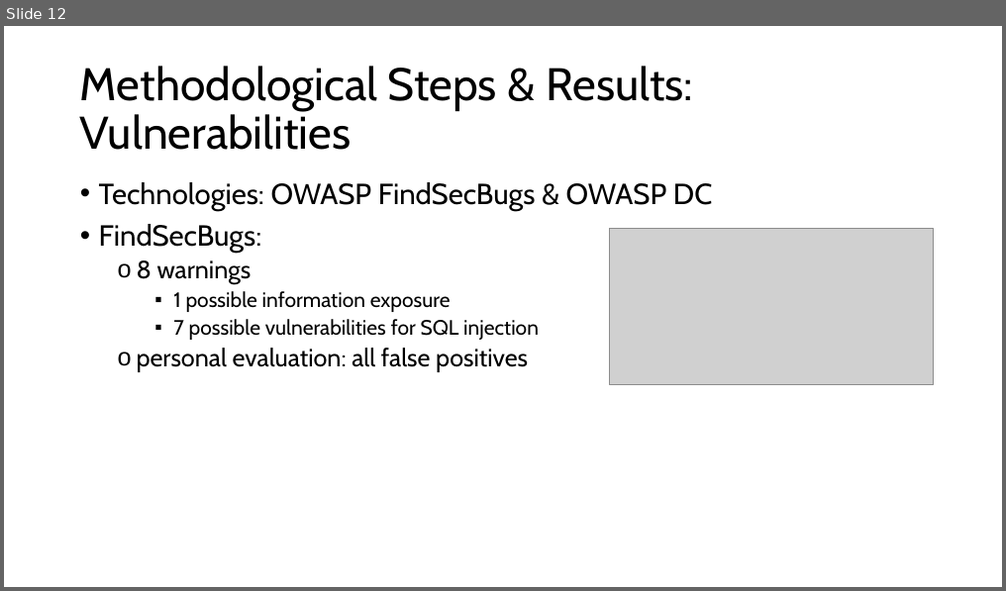
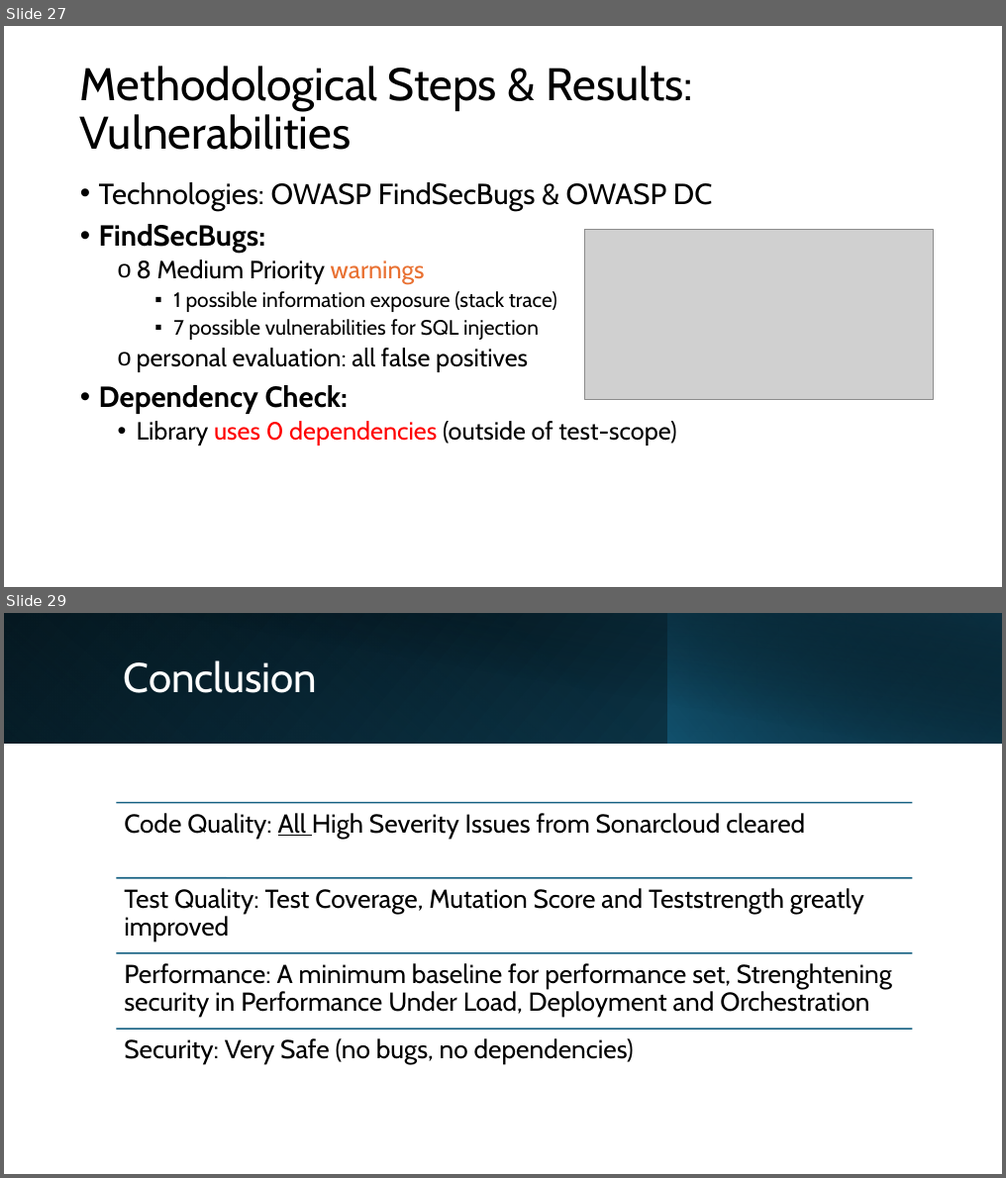
Before and after one commit to Erasmus-In-Salerno/presentation, a slide deck: Presentation_Sof_Dep_Project.pptx. Shown one above the other, each under a label of ours: slide 12 before the commit, slides 27 and 29 after it; the slides between them are not shown. The pictures are 1006x591 and 1006x1178 pixels, drawn with LibreOffice and Linux fonts; fonts in the diff are those of the drawing; grey boxes stand for pictures. Boxes give left, top, right and bottom in pixels: in the first picture for what was removed or moved away, otherwise in the second. Text is boxed around its words. In the diff, an @@ line names an element or a change of style, - is before the commit and + after.

```diff
--- a/Presentation_Sof_Dep_Project.pptx
+++ b/Presentation_Sof_Dep_Project.pptx
@@ slide 29 added at box(4, 613, 1002, 1174), background #FFFFFF @@
@@ rectangle added at box(4, 613, 1002, 744), fill gradient #000000 to #104862 @@
@@ rectangle added at box(4, 613, 668, 744), fill gradient #156082 to #0B3041 @@
@@ rectangle added at box(42, 613, 1002, 744), fill gradient #000000 to #0B3041 @@
@@ rectangle added at box(668, 613, 1002, 744), fill gradient #156082 to #000000 @@
@@ title added at box(124, 661, 317, 693), 40 pt, text #FFFFFF @@
+Conclusion
@@ group added at box(116, 803, 912, 1064): 4 lines, 4 texts @@
+Code Quality: All High Severity Issues from Sonarcloud cleared
+Test Quality: Test Coverage, Mutation Score and Teststrength greatly improved
+Performance: A minimum baseline for performance set, Strenghtening security in Performance Under Load, Deployment and Orchestration
+Security: Very Safe (no bugs, no dependencies)
@@ what was slide 12 is now slide 27 @@
@@ slide 27 changed as well @@
@@ text at box(99, 224, 265, 253): bold on in "FindSecBugs:" @@
@@ picture: place and size @@
-picture at box(610, 228, 934, 384)
+picture at box(585, 230, 934, 399)
@@ text at box(137, 260, 557, 312): text changed @@
-  o 8 warnings
-    ▪ 1 possible information exposure
+  o 8 Medium Priority warnings
+    ▪ 1 possible information exposure (stack trace)
@@ text at box(99, 385, 676, 446): paragraphs added @@
+• Dependency Check:
+  • Library uses 0 dependencies (outside of test-scope)
```
Also in this commit, not shown: 15 other slides changed, 19 other slides added, 2 slides removed.
